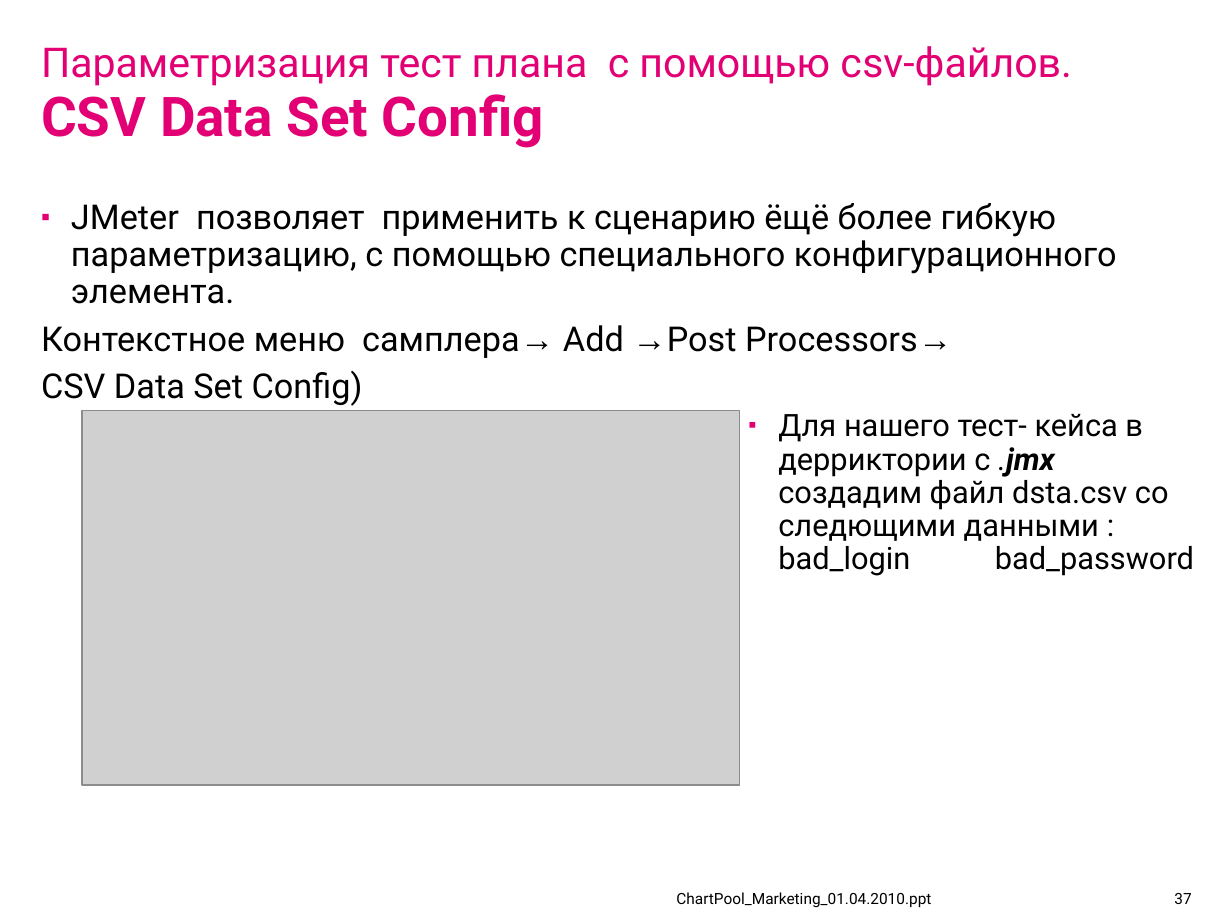
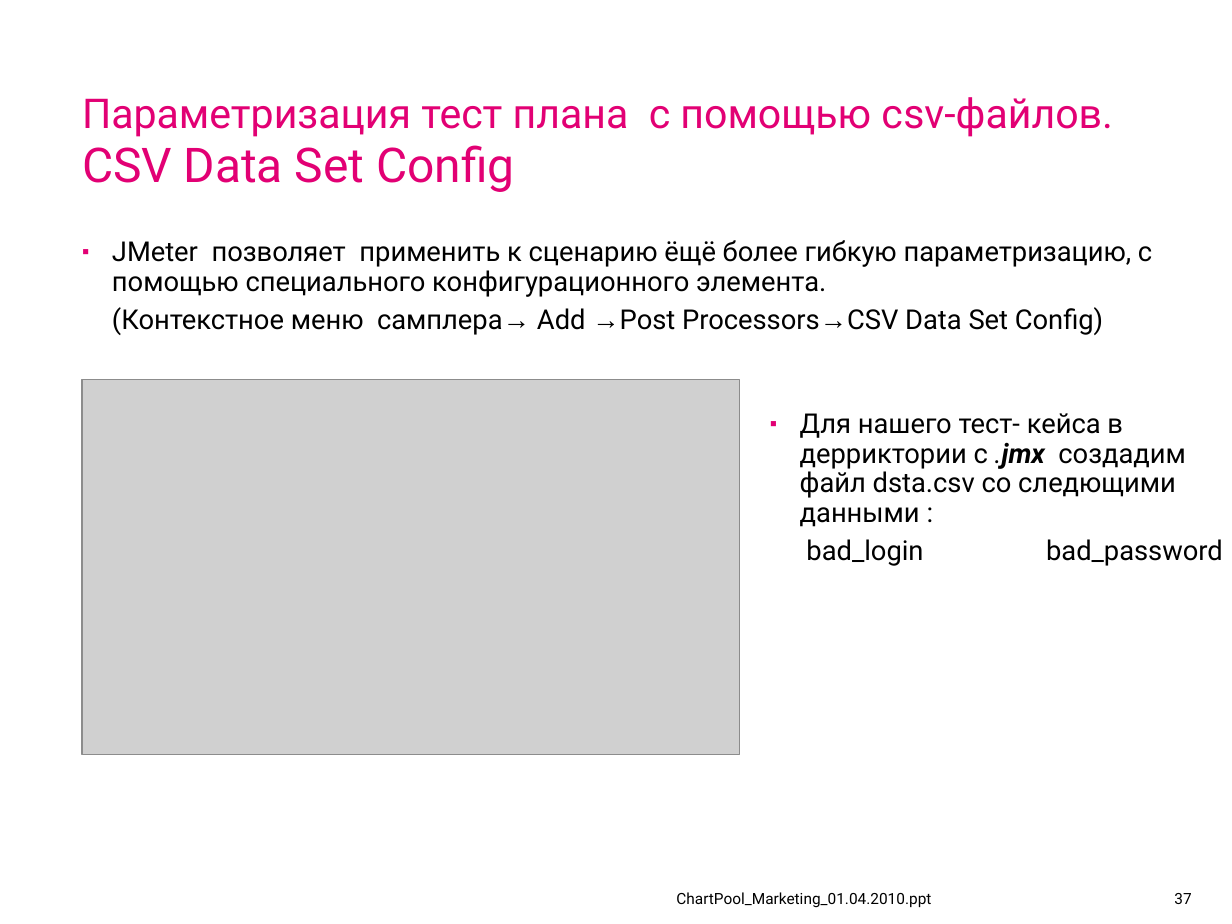
Before and after one commit to IvanCS/JMeterAvtoTestingDemo, a slide deck: slide 37 of documents/presentation.ppt. Drawn at 1232x924 pixels with LibreOffice and Linux fonts; fonts in the diff are those of the drawing; grey boxes stand for pictures; background and template pictures are left out. Boxes give left, top, right and bottom in pixels: in the first picture for what was removed or moved away, otherwise in the second. Text is boxed around its words. In the diff, an @@ line names an element or a change of style, - is before the commit and + after.

```diff
--- a/documents/presentation.ppt
+++ b/documents/presentation.ppt
@@ title "Параметризация тест плана с помощью ...": place and size @@
-title "Параметризация тест плана с помощью ..." at [41, 46, 1072, 148]
+title "Параметризация тест плана с помощью ..." at [82, 97, 1113, 192]
@@ title "Параметризация тест плана с помощью ..." at [82, 97, 1113, 192]: size 32 to 28 pt, bold off in "СSV Data Set Config" @@
@@ text "JMeter позволяет применить к сценарию ...": place and size @@
-text "JMeter позволяет применить к сценарию ..." at [41, 203, 1117, 406]
+text "JMeter позволяет применить к сценарию ..." at [112, 240, 1152, 335]
@@ text at [112, 240, 1152, 297]: size 20 to 16 pt in "JMeter позволяет применить к сценарию ёщё более ..."; less space between paragraphs @@
@@ text at [112, 307, 1103, 335]: text changed; size 20 to 16 pt @@
-Контекстное меню самплера→ Add →Post Processors→
-СSV Data Set Config)
+(Контекстное меню самплера→ Add →Post Processors→СSV Data Set Config)
@@ picture: place and size @@
-picture at [83, 410, 739, 785]
+picture at [83, 379, 739, 754]
@@ text at [800, 413, 1223, 566]: text changed; size 18 to 16 pt @@
-▪ Для нашего тест- кейса в дерриктории с .jmx создадим файл dsta.csv со следющими данными : bad_login bad_password
+▪ Для нашего тест- кейса в дерриктории с .jmx создадим файл dsta.csv со следющими данными :
+bad_login bad_password
```
Also in this commit, not shown: 41 other slides changed, 6 slides added, 5 slides removed, 3 other files.
